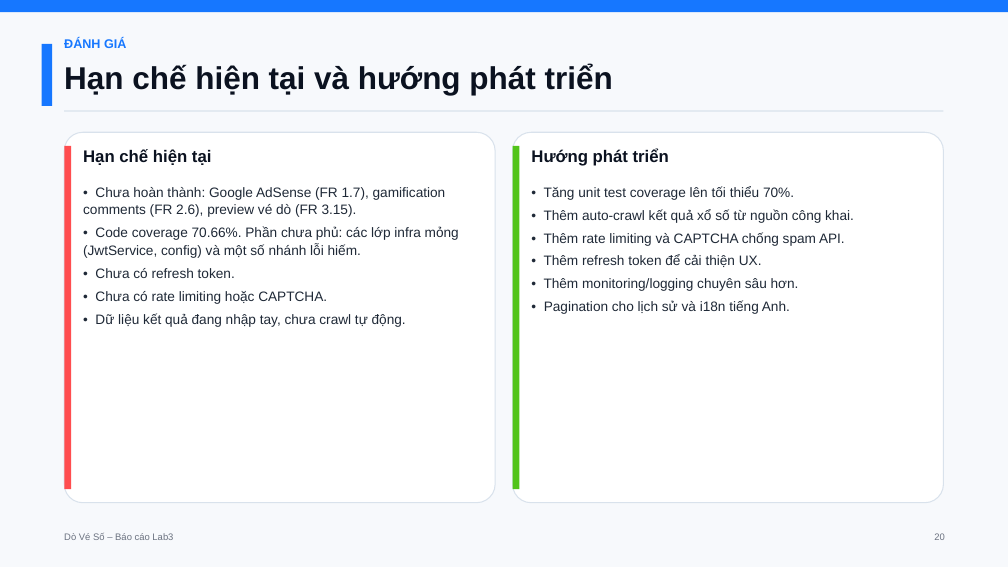
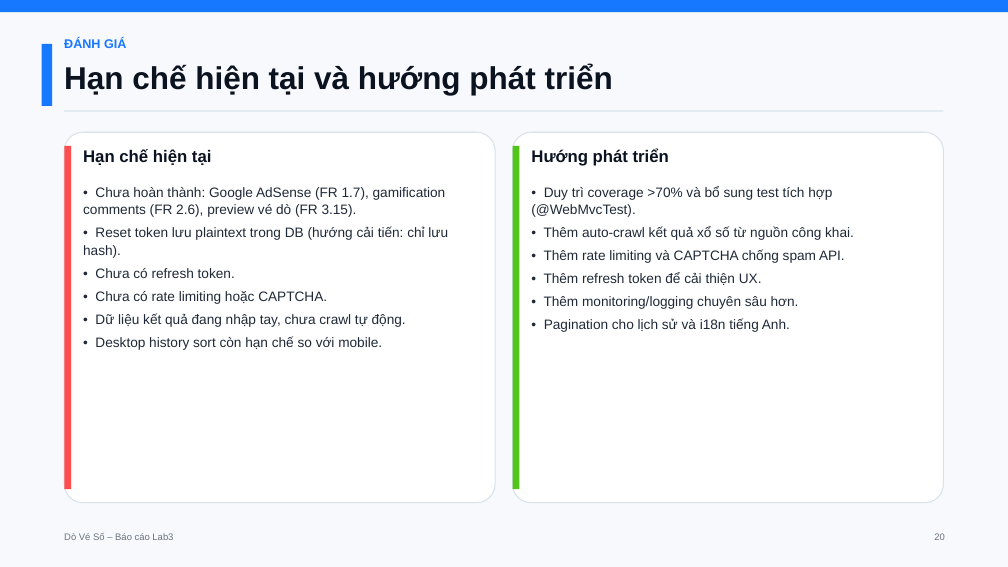
Before and after one commit to Stratoze/lab301, a slide deck: slide 20 of Task 9/Presentation/DoVeSo_BaoCao_Lab3.pptx. Drawn at 1008x567 pixels with LibreOffice and Linux fonts; fonts in the diff are those of the drawing. Boxes give left, top, right and bottom in pixels: in the first picture for what was removed or moved away, otherwise in the second. Text is boxed around its words. In the diff, an @@ line names an element or a change of style, - is before the commit and + after.

```diff
--- a/Task 9/Presentation/DoVeSo_BaoCao_Lab3.pptx
+++ b/Task 9/Presentation/DoVeSo_BaoCao_Lab3.pptx
@@ text at (531, 186, 832, 217): text changed @@
-• Tăng unit test coverage lên tối thiểu 70%.
+• Duy trì coverage >70% và bổ sung test tích hợp (@WebMvcTest).
@@ text at (83, 226, 448, 258): text changed @@
-• Code coverage 70.66%. Phần chưa phủ: các lớp infra mỏng (JwtService, config) và một số nhánh lỗi hiếm.
+• Reset token lưu plaintext trong DB (hướng cải tiến: chỉ lưu hash).
@@ text at (95, 336, 382, 350): paragraph added @@
+• Desktop history sort còn hạn chế so với mobile.
```
Also in this commit, not shown: 11 other slides changed, 6 other files.
